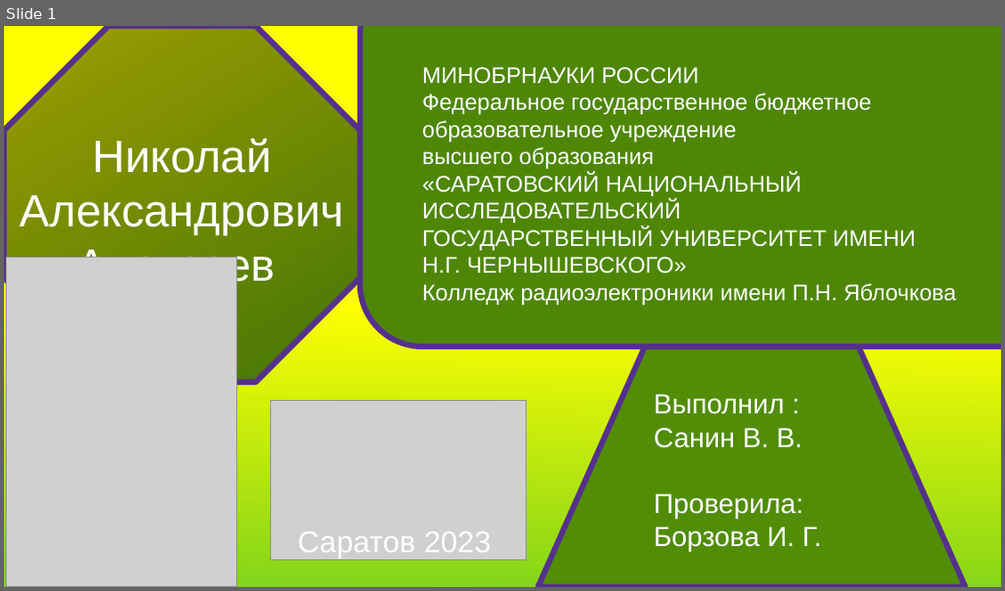
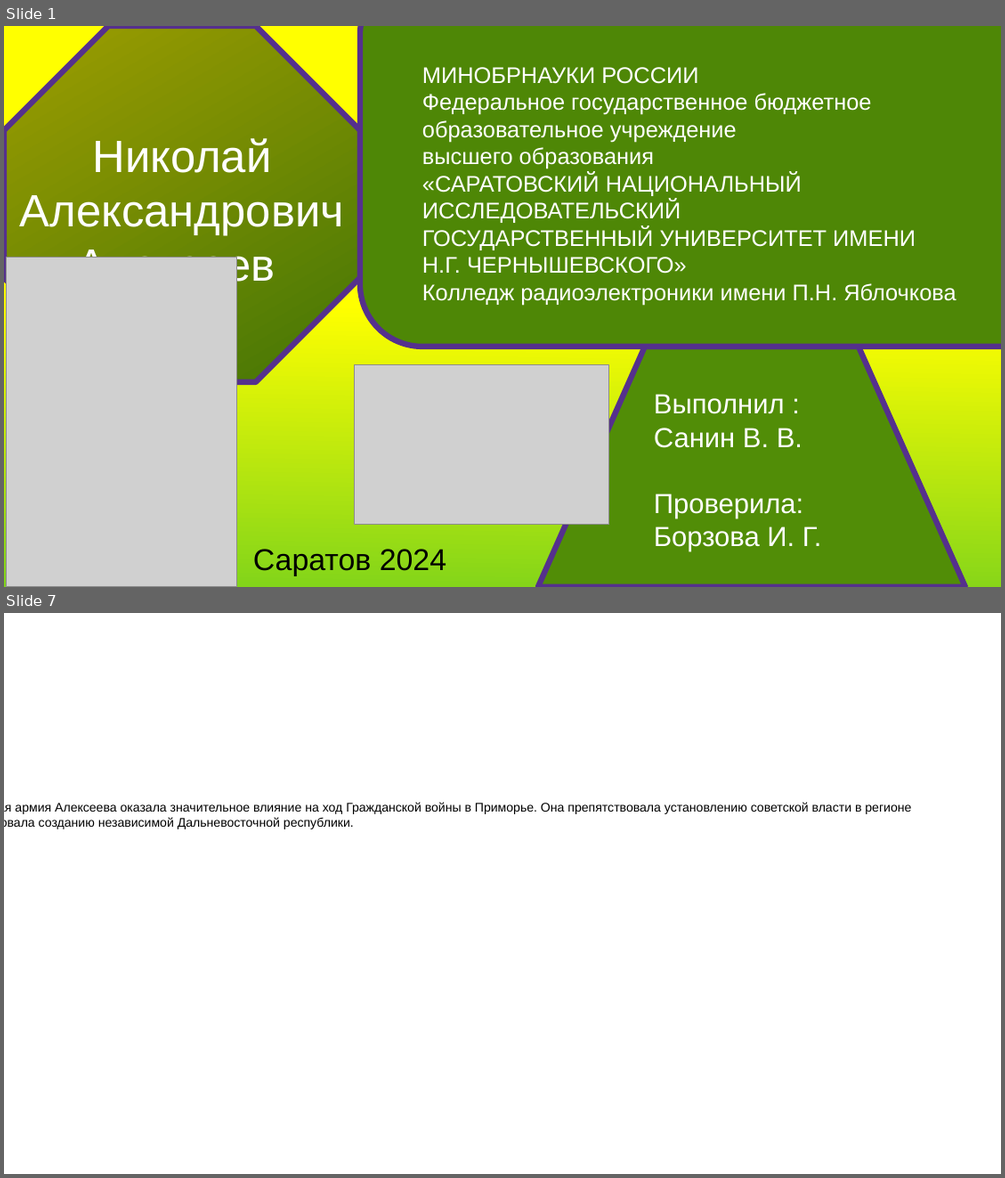
Before and after one commit to Vladsanin777/histori, a slide deck: Без имени 1.odp. Shown one above the other, each under a label of ours: slide 1 before the commit, slides 1 and 7 after it; the slides between them are not shown. The pictures are 1005x591 and 1005x1178 pixels, drawn with LibreOffice and Linux fonts; fonts in the diff are those of the drawing; grey boxes stand for pictures. Boxes give left, top, right and bottom in pixels: in the first picture for what was removed or moved away, otherwise in the second. Text is boxed around its words. In the diff, an @@ line names an element or a change of style, - is before the commit and + after.

```diff
--- a/Без имени 1.odp
+++ b/Без имени 1.odp
@@ slide 7 added at (4, 613, 1001, 1174), background #FFFFFF @@
@@ text added at (15, 802, 911, 829), 10 pt, text #000000 @@
+Партизанская армия Алексеева оказала значительное влияние на ход Гражданской войны в Приморье. Она препятствовала установлению советской власти в регионе и способствовала созданию независимой Дальневосточной республики.
@@ slide 1 changed as well @@
@@ picture: place and size @@
-picture at (271, 401, 526, 561)
+picture at (354, 364, 609, 524)
@@ text at (253, 548, 446, 575): text changed; text colour #FFFFFF to #000000 @@
-Саратов 2023
+Саратов 2024
```
Also in this commit, not shown: 14 other slides added, 5 slides removed, 1 other file.
